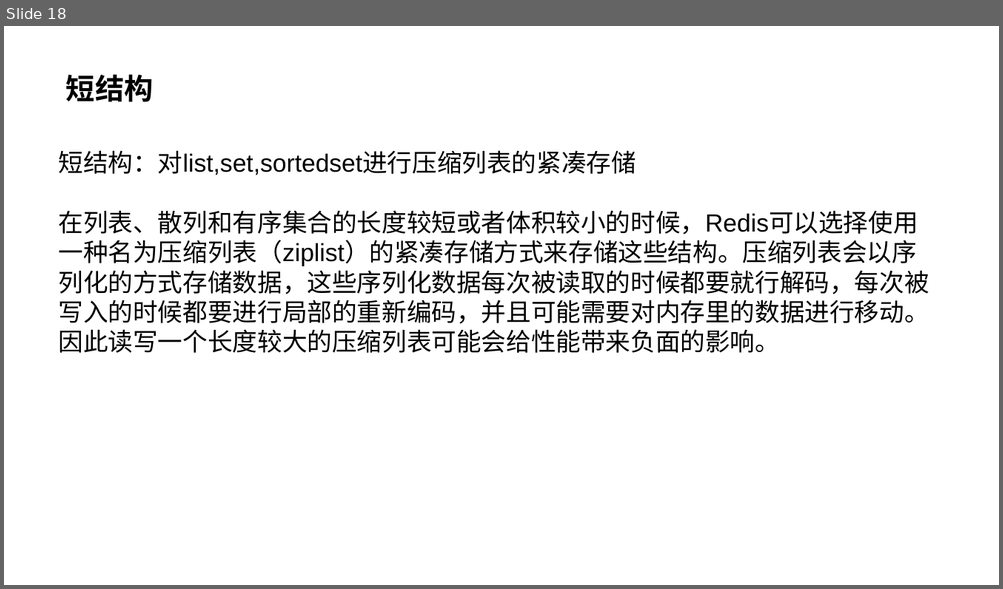
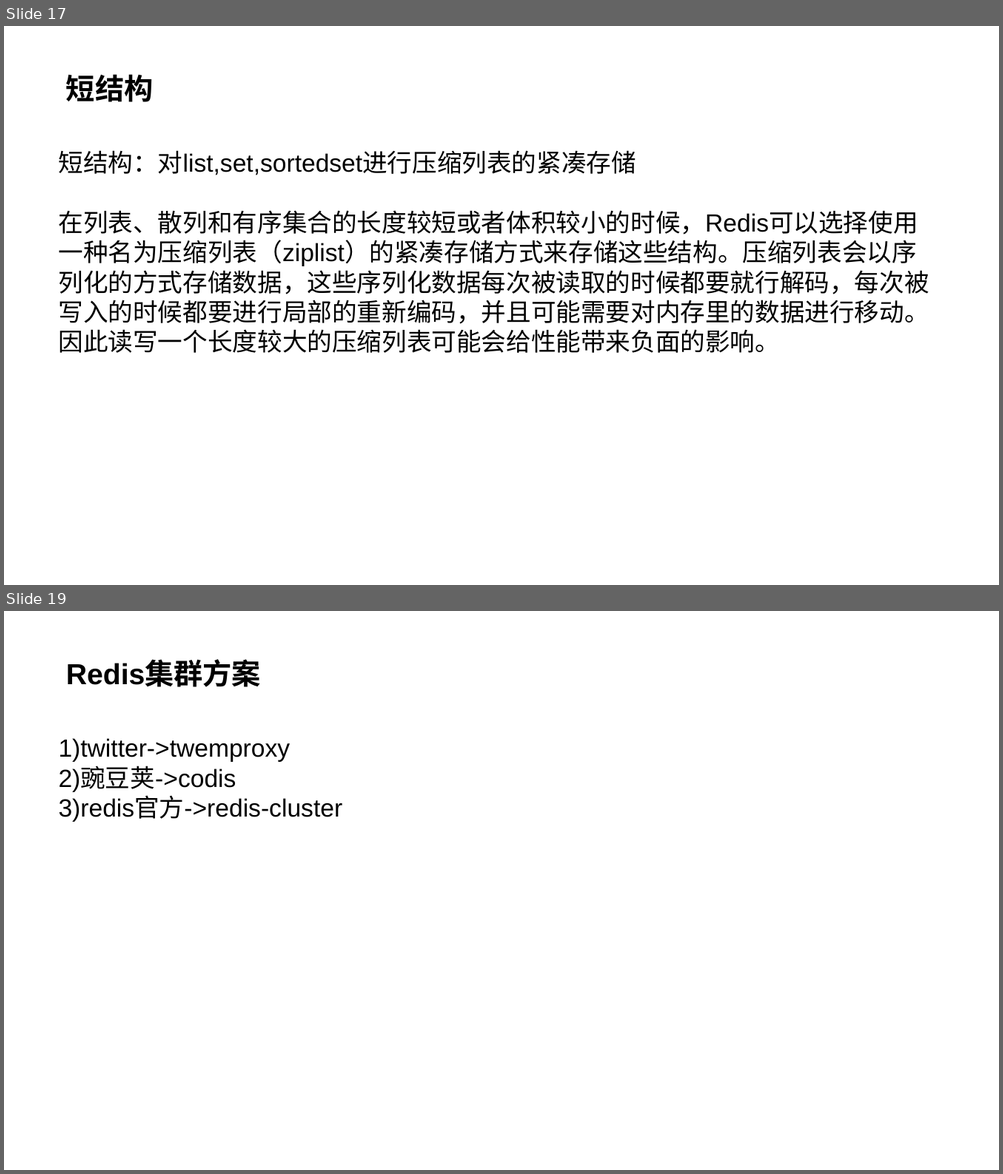
Before and after one commit to SoaringPhoenix/a-few-files, a slide deck: redis&memcached.pptx. Shown one above the other, each under a label of ours: slide 18 before the commit, slides 17 and 19 after it; the slides between them are not shown. The pictures are 1003x589 and 1003x1174 pixels, drawn with LibreOffice and Linux fonts; fonts in the diff are those of the drawing. Boxes give left, top, right and bottom in pixels: in the first picture for what was removed or moved away, otherwise in the second. Text is boxed around its words. In the diff, an @@ line names an element or a change of style, - is before the commit and + after.

Commit message:
1-5简单加了点集群的内容

```diff
--- a/redis&memcached.pptx
+++ b/redis&memcached.pptx
@@ slide 19 added at bbox=[4, 611, 999, 1170], background #FFFFFF @@
@@ title added at bbox=[66, 661, 261, 687], 28 pt, text #000000, bold @@
+Redis集群方案
@@ text added at bbox=[59, 738, 343, 822], 24 pt, text #000000 @@
+1)twitter->twemproxy
+2)豌豆荚->codis
+3)redis官方->redis-cluster
@@ what was slide 18 is now slide 17 @@
```
Also in this commit, not shown: 1 slide changed, 2 other slides added, 1 slide removed.
